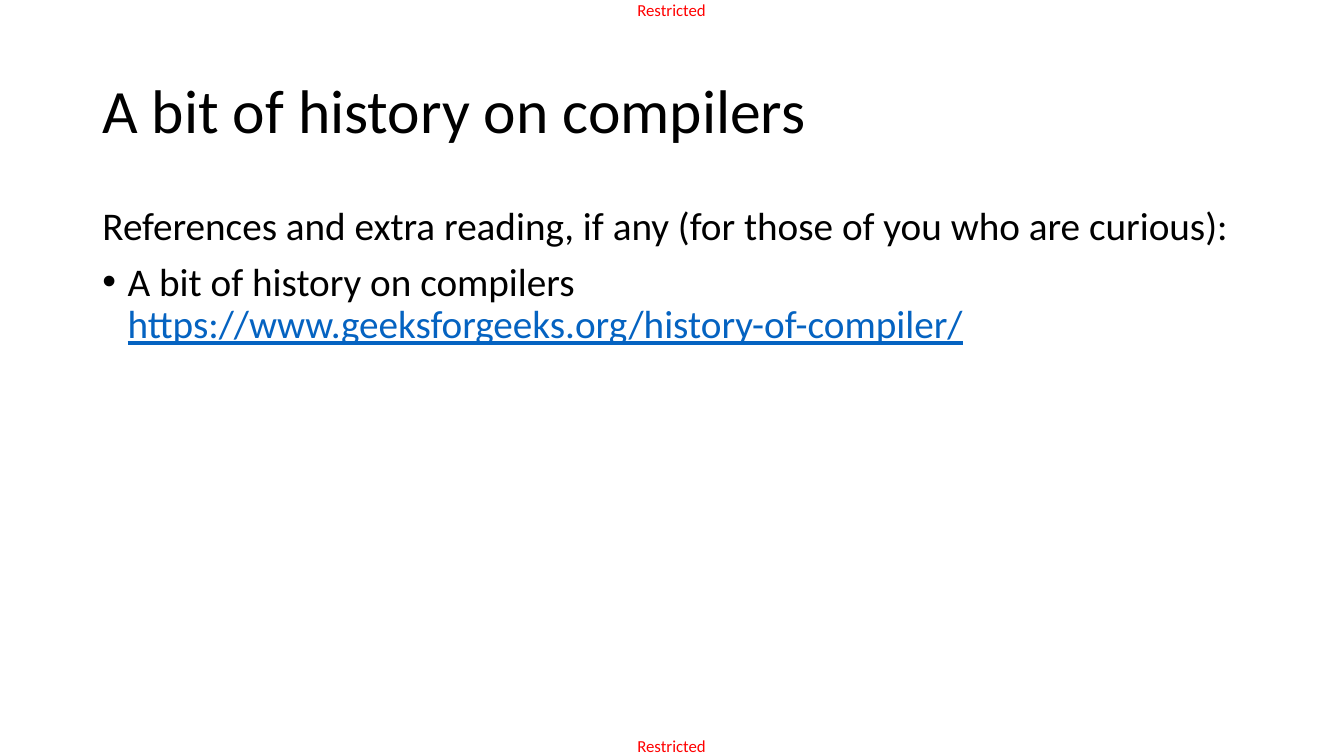
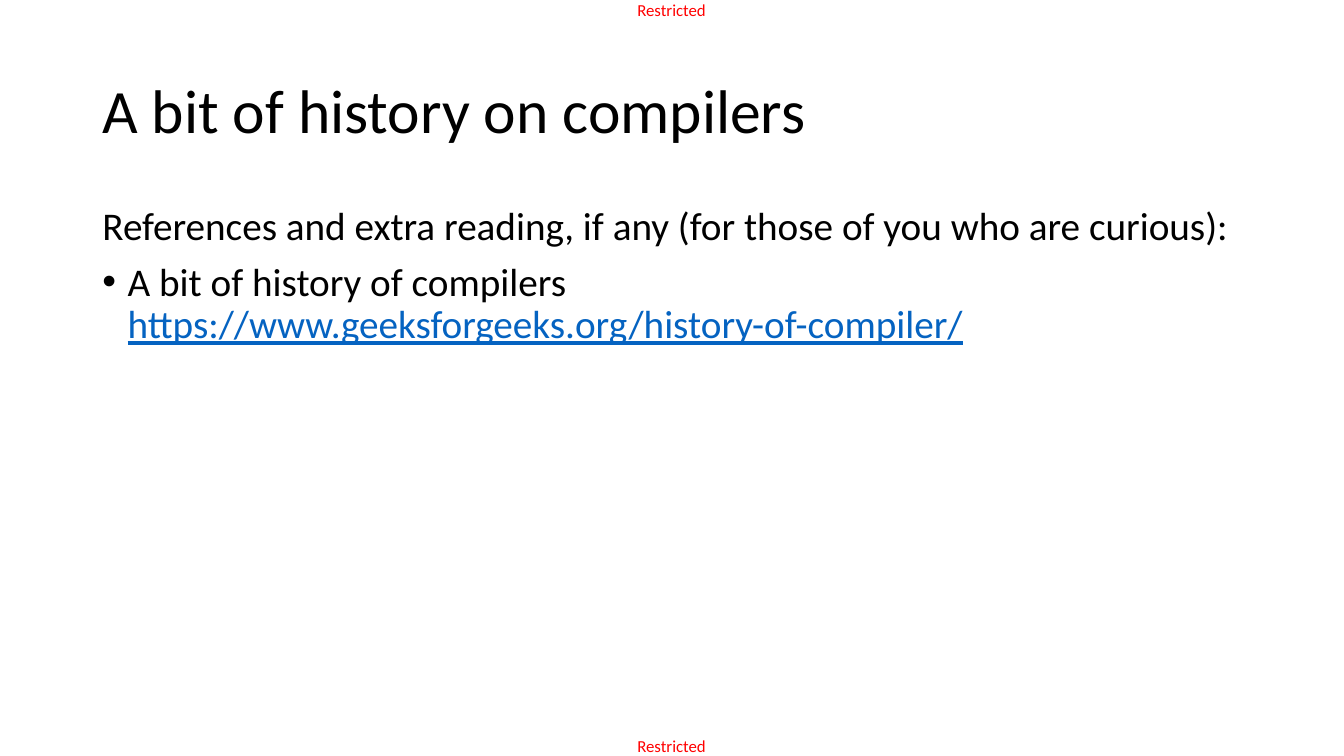
Before and after one commit to matthieudemari/SUTD_PLC_50_051, a slide deck: slide 59 of W8/W8S1/W8S1.pptx. Drawn at 1344x756 pixels with LibreOffice and Linux fonts; fonts in the diff are those of the drawing. Boxes give left, top, right and bottom in pixels: in the first picture for what was removed or moved away, otherwise in the second. Text is boxed around its words. In the diff, an @@ line names an element or a change of style, - is before the commit and + after.

```diff
--- a/W8/W8S1/W8S1.pptx
+++ b/W8/W8S1/W8S1.pptx
@@ text at bbox=[128, 268, 963, 345]: text changed @@
-• A bit of history on compilers
-  https://www.geeksforgeeks.org/history-of-compiler/
+• A bit of history of compilers
+  https://www.geeksforgeeks.org/history-of-compiler/
```
Also in this commit, not shown: 1 other file.
